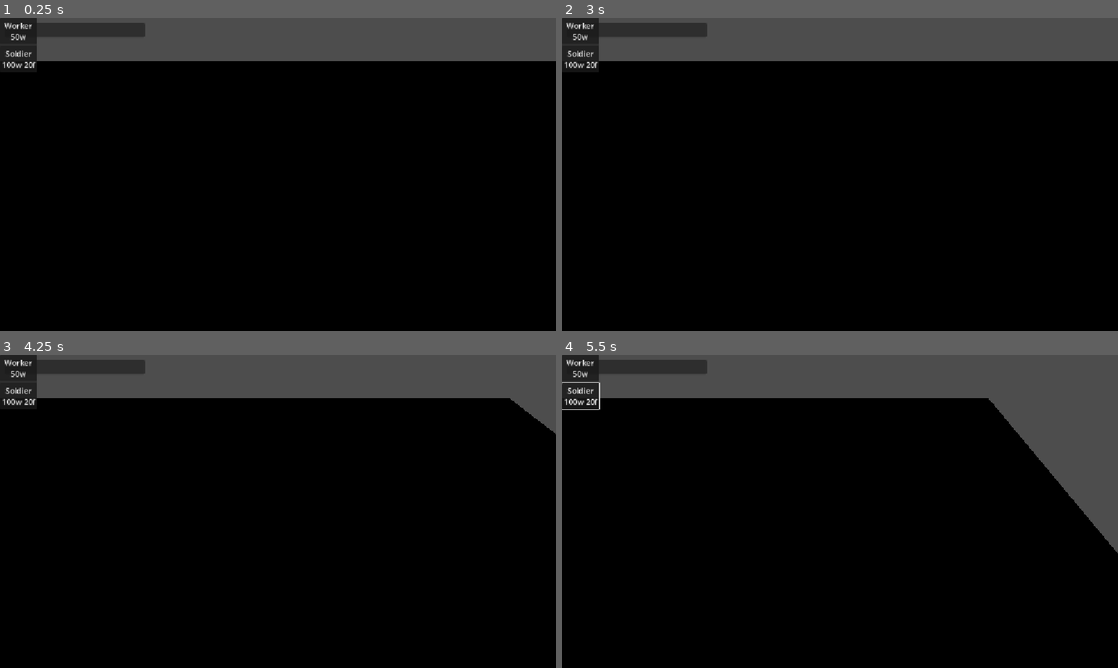
Above: before the commit, frames 1-4 (two rows, left to right).
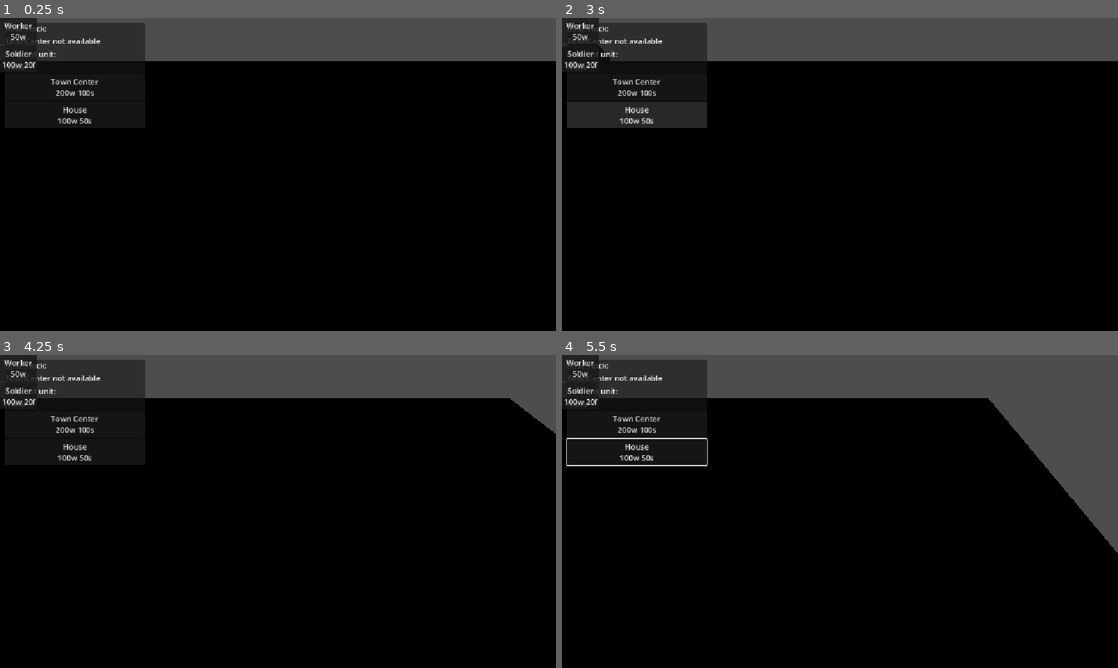
Above: after the commit, the same moments.

Repository: Ferrum-t/RTS_Nomads_Wars_2.0_Qwen
Game: Godot game, scene res://Scenes/World/World.tscn
Two runs of this game, one before a commit and one after it. Both use one fixed random seed, a clock stepped at 60 frames per second and the inputs below.
Inputs (mouse positions are in pixels of both pictures, inside the frame that each line leads up to):
- Up to frame 1 (0.25 s): no input
- Up to frame 2 (3 s): click "Worker 50w" at 0.5 s; click (634, 86) at 1.25 s, where only the run after the commit has a clickable "Town Center 200w 100s"; click "Soldier 100w 20f" at 2 s; click (634, 115) at 2.75 s, where only the run after the commit has a clickable "House 100w 50s"
- Up to frame 3 (4.25 s): tap Enter at 3.5 s; move the mouse to (400, 495) at 3.52 s; hold Right (move_right) from 3.53 s (still down); click (400, 495) at 3.67 s
- Up to frame 4 (5.5 s): release Right (move_right) at 4.25 s; drag from (728, 527) to (812, 574) at 4.27 s; move the mouse to (895, 442) at 5.02 s; hold Right (move_right) from 5.03 s (still down)

The runs differ from the first frame. In frame 1, 1.8% of the frame differs, in the area x 1-27%, y 2-34%; in frame 2, 3.7%, in the area x 0-27%, y 2-36%; in frame 3, 1.8%; in frame 4, 2.1%.
Error before the commit: Parse Error: Cannot call non-static function "get_nearest_town_center()" on the class "BuildingManager" directly. Make an instance instead. (res://Scripts/Unit…

Commit message:
Title: Refactor BuildingManager to support multiple town centers and improved building registration system
Key features implemented:
- Modified .gitignore to remove unnecessary ignore patterns for Godot project
- Updated BuildingManager.gd to replace single town center with array-based system supporting multiple town centers
- Implemented register/unregister methods for both town centers and general buildings
- Added get_nearest_town_center function that returns closest town center based on position
- Removed class_name declaration to maintain autoload singleton functionality
- Replaced has_town_center method with direct array checking approach

The changes provide better scalability for managing multiple town centers while maintaining proper building registration and spatial querying capabilities.

Diff:
--- a/Scripts/Managers/BuildingManager.gd
+++ b/Scripts/Managers/BuildingManager.gd
@@ -1,23 +1,38 @@
 extends Node
-class_name BuildingManager
+## BuildingManager - Autoload singleton для управления зданиями
+## НЕ объявляем class_name, так как это синглтон
 
-var town_center: TownCenter = null
+var town_centers: Array = []
+var buildings: Array = []
 
+func _ready():
+	pass
 
-func register_building(building: BaseBuilding) -> void:
-	if building is TownCenter:
-		town_center = building
-		print("TownCenter registered.")
+func register_town_center(tc):
+	if not town_centers.has(tc):
+		town_centers.append(tc)
 
+func unregister_town_center(tc):
+	town_centers.erase(tc)
 
-func unregister_building(building: BaseBuilding) -> void:
-	if building == town_center:
-		town_center = null
+func register_building(b):
+	if not buildings.has(b):
+		buildings.append(b)
 
+func unregister_building(b):
+	buildings.erase(b)
 
-func get_nearest_town_center(_position: Vector3) -> TownCenter:
-	return town_center
+func get_nearest_town_center(pos: Vector3) -> Node3D:
+	if town_centers.is_empty():
+		return null
 
+	var nearest = null
+	var min_dist = INF
 
-func has_town_center() -> bool:
-	return town_center != null
+	for tc in town_centers:
+		var dist = tc.global_position.distance_to(pos)
+		if dist < min_dist:
+			min_dist = dist
+			nearest = tc
+
+	return nearest
Not shown, changed: .gitignore
